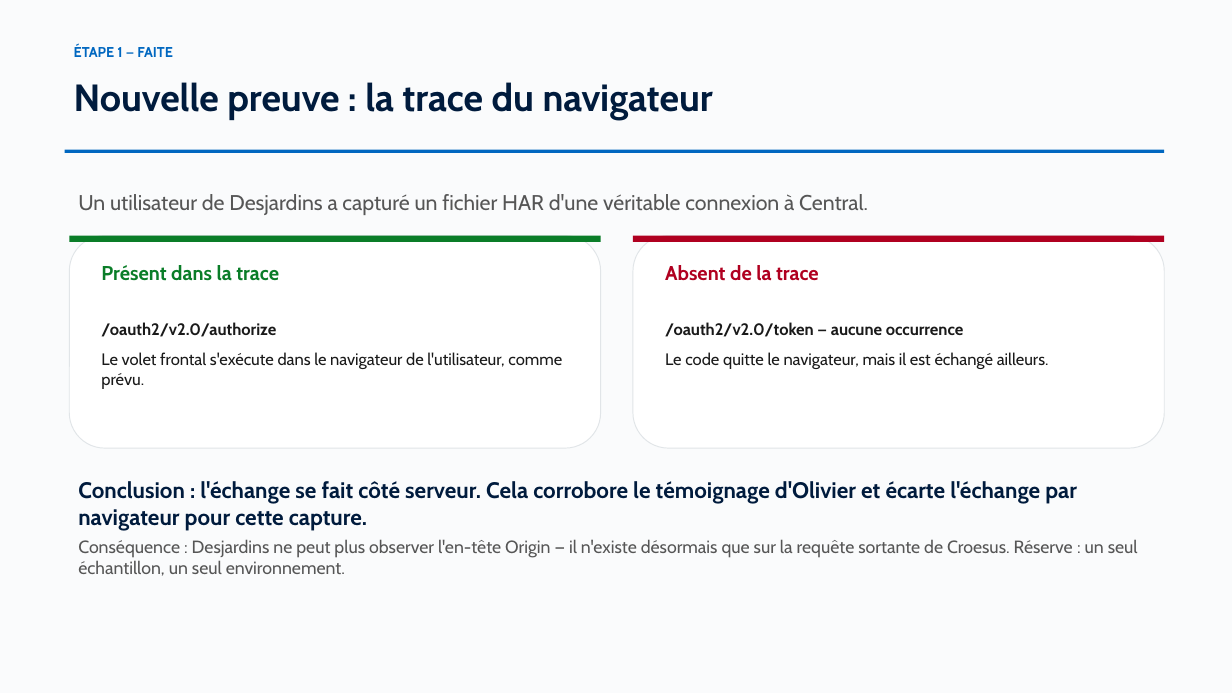
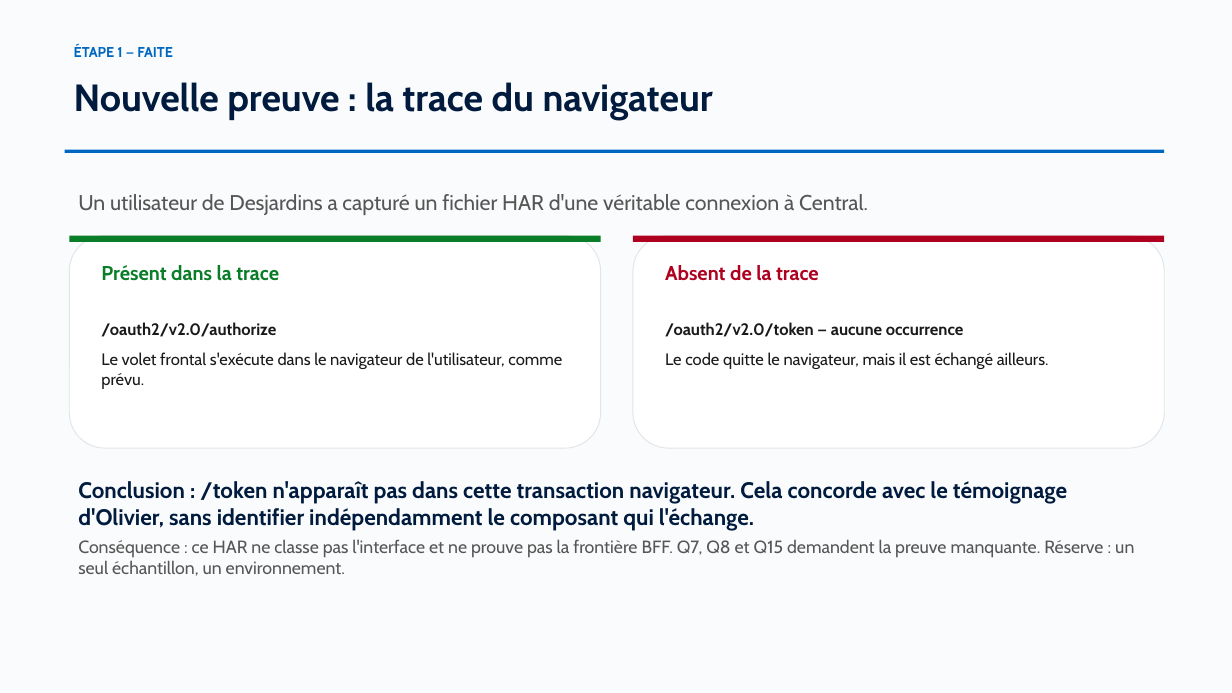
Before and after one commit to devopsabcs-engineering/croesus, a slide deck: slide 5 of docs/deck/croesus-session-deck-fr.pptx. Drawn at 1232x693 pixels with LibreOffice and Linux fonts; fonts in the diff are those of the drawing. Boxes give left, top, right and bottom in pixels: in the first picture for what was removed or moved away, otherwise in the second. Text is boxed around its words. In the diff, an @@ line names an element or a change of style, - is before the commit and + after.

Commit message:
feat: Complete Phase 7 updates for Croesus registration evidence, including UI topology separation and documentation corrections

```diff
--- a/docs/deck/croesus-session-deck-fr.pptx
+++ b/docs/deck/croesus-session-deck-fr.pptx
@@ text at box(78, 481, 1067, 530): text changed @@
-Conclusion : l'échange se fait côté serveur. Cela corrobore le témoignage d'Olivier et écarte l'échange par navigateur pour cette capture.
+Conclusion : /token n'apparaît pas dans cette transaction navigateur. Cela concorde avec le témoignage d'Olivier, sans identifier indépendamment le composant qui l'échange.
@@ text at box(78, 539, 1134, 576): text changed @@
-Conséquence : Desjardins ne peut plus observer l'en-tête Origin — il n'existe désormais que sur la requête sortante de Croesus. Réserve : un seul échantillon, un seul environnement.
+Conséquence : ce HAR ne classe pas l'interface et ne prouve pas la frontière BFF. Q7, Q8 et Q15 demandent la preuve manquante. Réserve : un seul échantillon, un environnement.
```
Also in this commit, not shown: 10 other slides changed, 4 other files.
